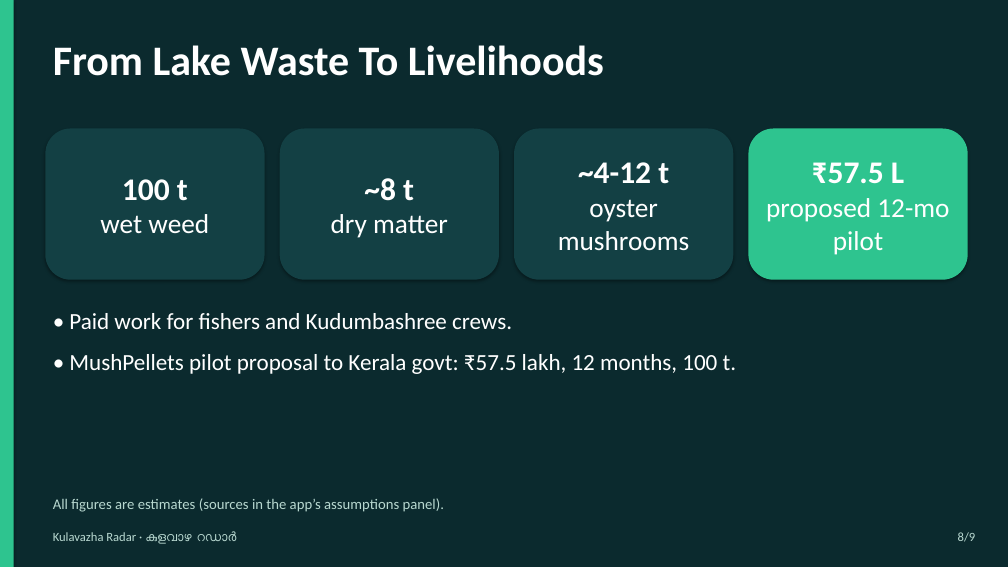
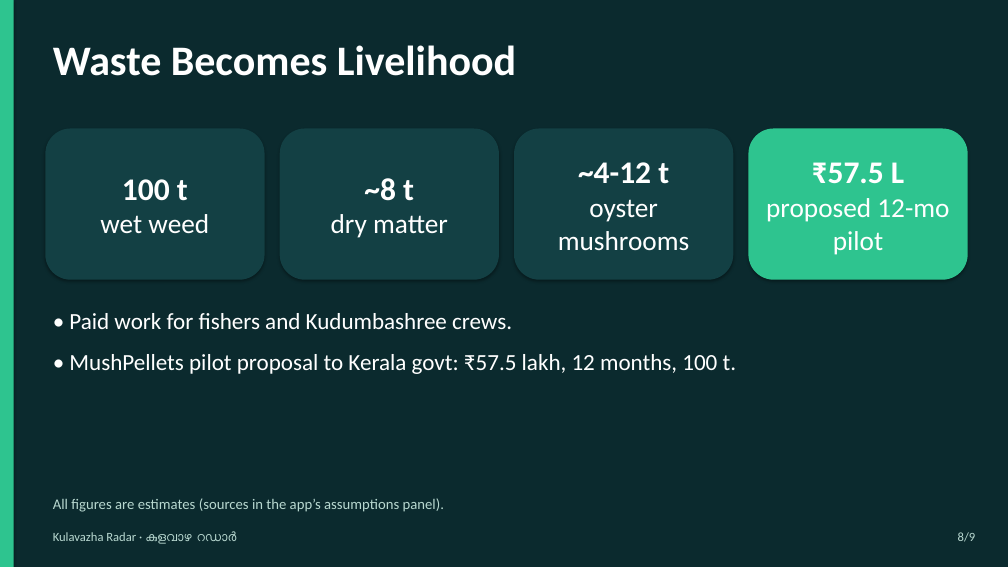
Before and after one commit to adamshamsudeen/kulavazha-radar, a slide deck: slide 8 of docs/pitch/kulavazha-radar-pitch-deck.pptx. Drawn at 1008x567 pixels with LibreOffice and Linux fonts; fonts in the diff are those of the drawing. Boxes give left, top, right and bottom in pixels: in the first picture for what was removed or moved away, otherwise in the second. Text is boxed around its words. In the diff, an @@ line names an element or a change of style, - is before the commit and + after.

```diff
--- a/docs/pitch/kulavazha-radar-pitch-deck.pptx
+++ b/docs/pitch/kulavazha-radar-pitch-deck.pptx
@@ text at [53, 45, 516, 76]: text changed @@
-From Lake Waste To Livelihoods
+Waste Becomes Livelihood
```
Also in this commit, not shown: 6 other slides changed, 1 other file.
